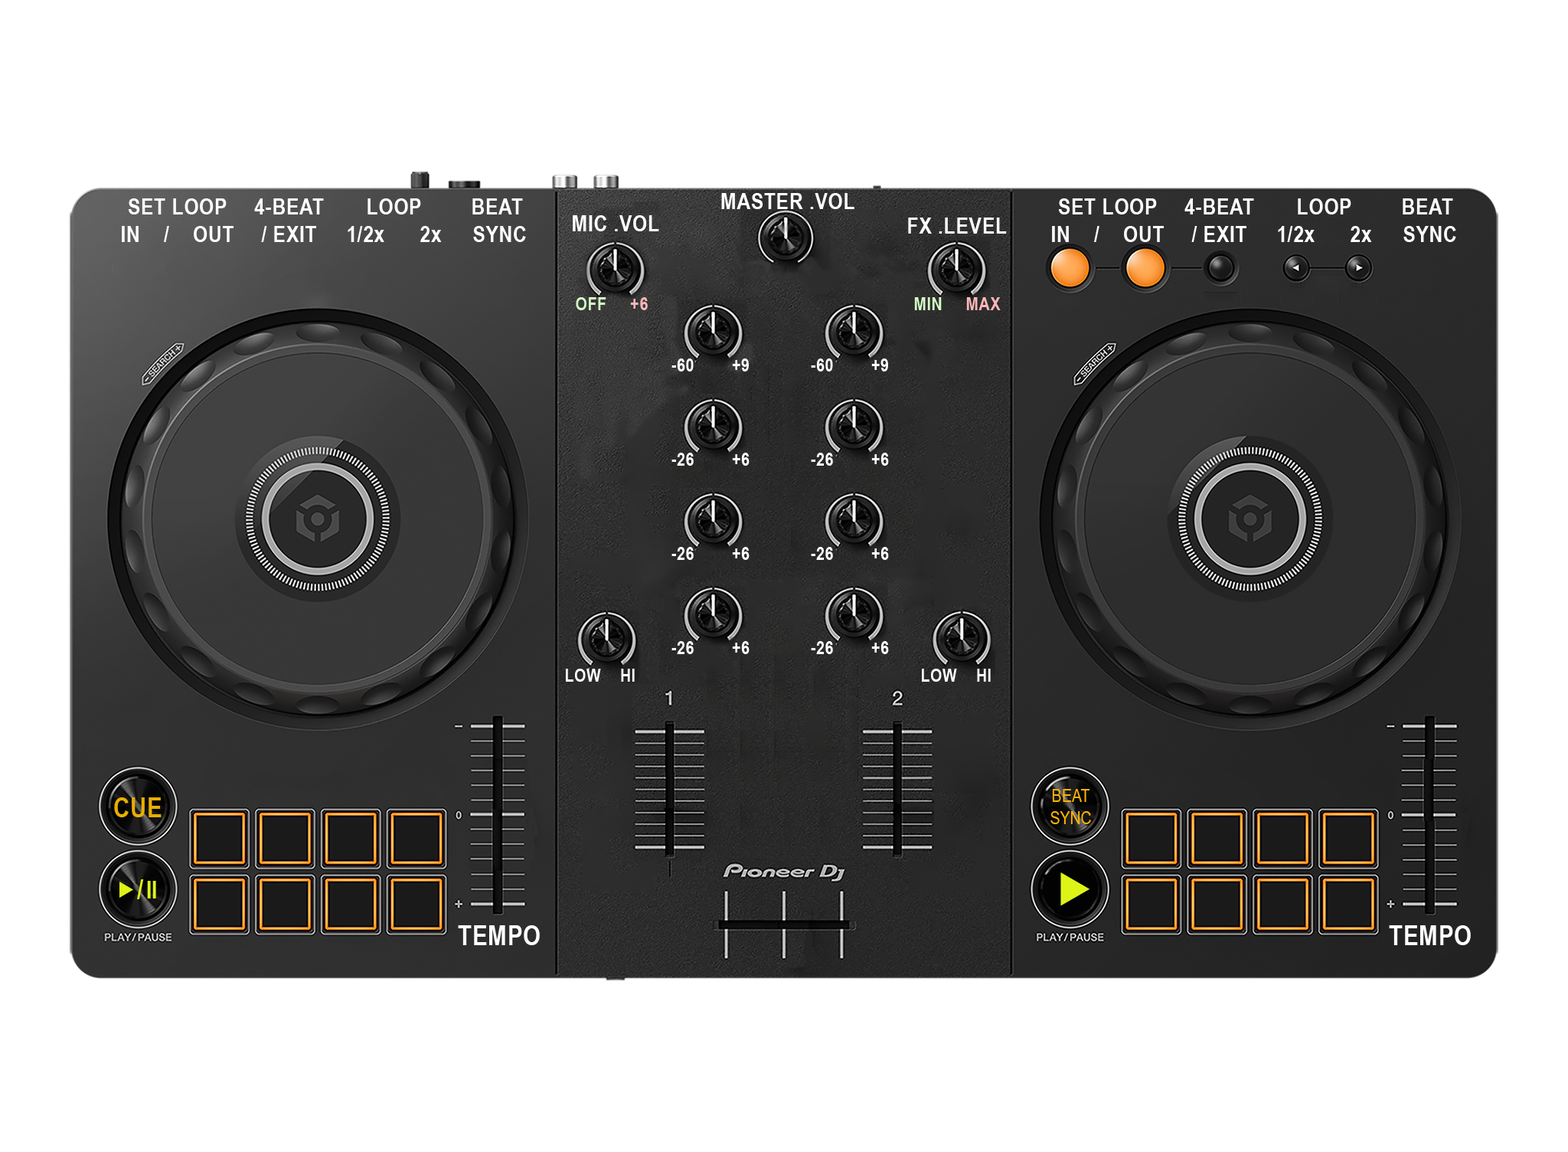
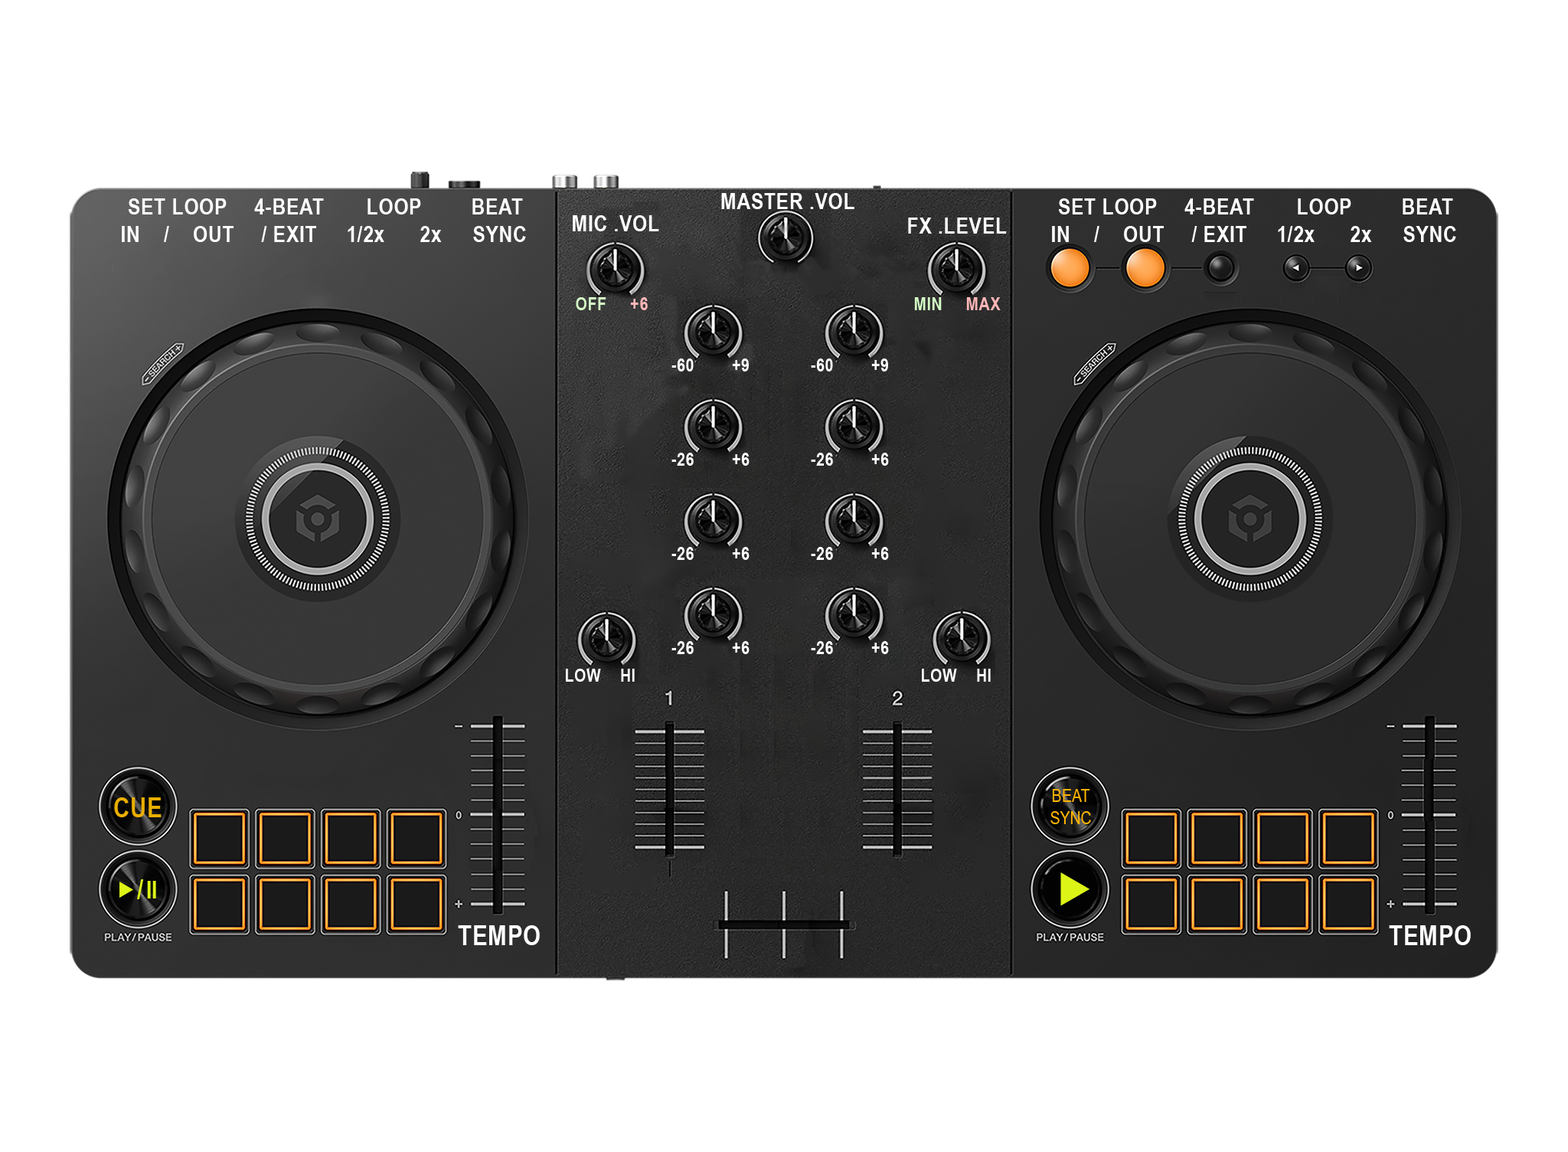
Layer changes from the first 1568 x 1152 image to the second:
painted on "Layer 24" over (718, 856, 852, 887)